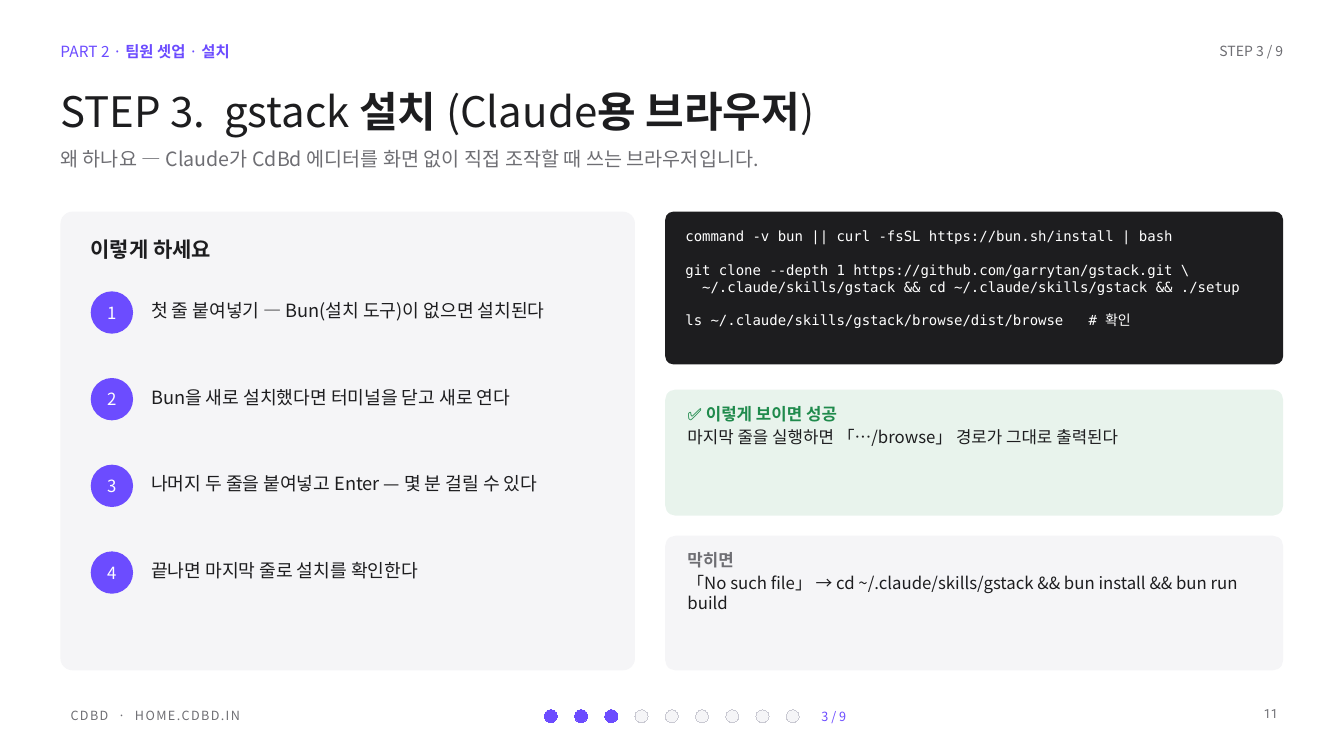
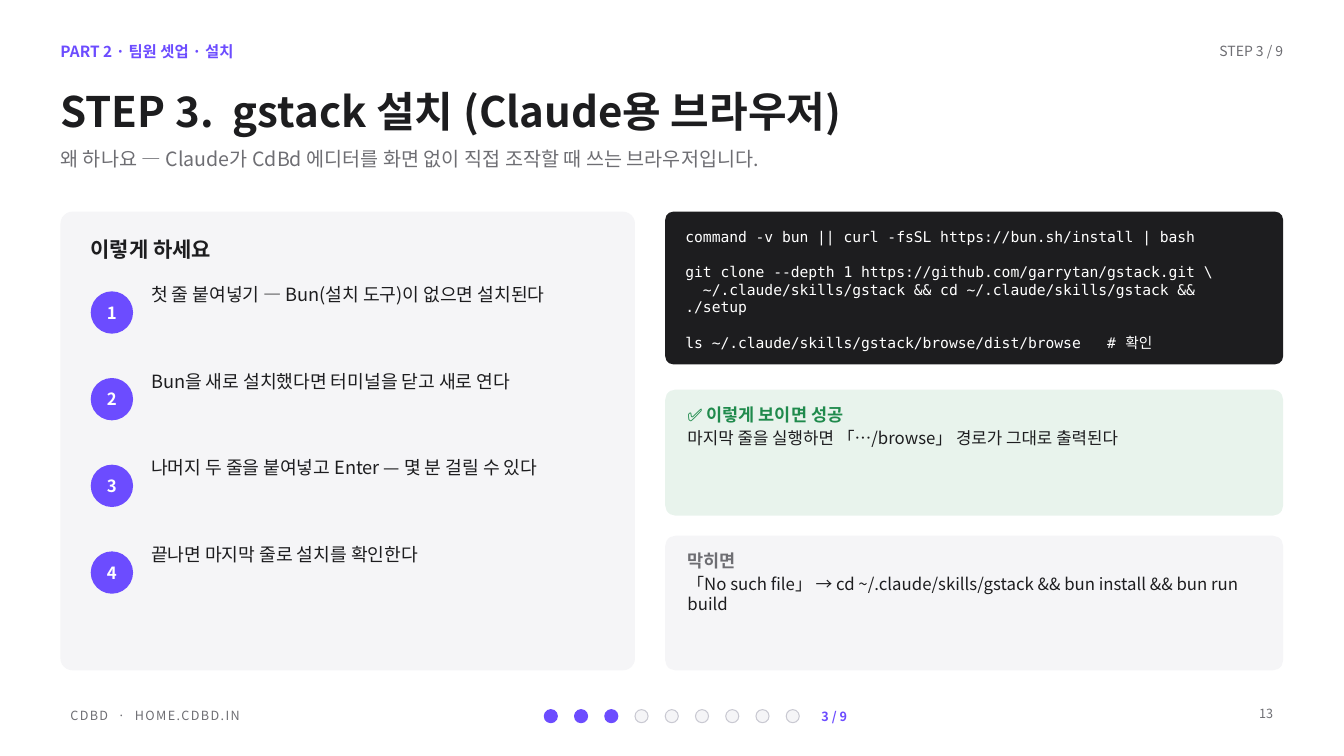
Before and after one commit to CdBd-in/design, a slide deck: slide 13 of _기능별 경로 가이드 — 결과 보고 발표 (2026-10-02).pptx (slide 11 before the commit). Drawn at 1344x756 pixels with LibreOffice and Linux fonts; fonts in the diff are those of the drawing. Boxes give left, top, right and bottom in pixels: in the first picture for what was removed or moved away, otherwise in the second. Text is boxed around its words. In the diff, an @@ line names an element or a change of style, - is before the commit and + after.

```diff
--- a/_기능별 경로 가이드 — 결과 보고 발표 (2026-10-02).pptx
+++ b/_기능별 경로 가이드 — 결과 보고 발표 (2026-10-02).pptx
@@ text "PART 2 · 팀원 셋업 ..." at (x1=60, y1=44, x2=233, y2=59): font Roboto to Noto Sans CJK KR in "팀원 셋업 설치"; bold on in "PART 2 · ·" @@
@@ title "STEP 3. gstack 설치 (Claude용 ..." at (x1=60, y1=91, x2=842, y2=138): font Roboto to Noto Sans CJK KR in "설치 (Claude용 브라우저)"; bold on in "STEP 3. gstack (Claude용 브라우저)" @@
@@ text "command -v bun || curl ..." at (x1=685, y1=230, x2=1195, y2=351): size 10 to 10.5 pt @@
@@ bold on in 4 elements at (x1=821, y1=711, x2=847, y2=721), (x1=107, y1=566, x2=117, y2=579), (x1=107, y1=479, x2=117, y2=492), (x1=107, y1=306, x2=117, y2=319) @@
@@ text "첫 줄 붙여넣기 — Bun(설치 ..." moved from (x1=151, y1=302, x2=545, y2=321) to (x1=151, y1=286, x2=545, y2=305) @@
@@ text "첫 줄 붙여넣기 — Bun(설치 ..." at (x1=151, y1=286, x2=545, y2=305): font Roboto to Noto Sans CJK KR in "첫 줄 붙여넣기 Bun(설치 도구)이 없으면 설치된다" @@
@@ text "Bun을 새로 설치했다면 터미널을 닫고 ..." moved from (x1=151, y1=389, x2=510, y2=406) to (x1=151, y1=373, x2=510, y2=390) @@
@@ text "Bun을 새로 설치했다면 터미널을 닫고 ..." at (x1=151, y1=373, x2=510, y2=390): font Roboto to Noto Sans CJK KR in "Bun을 새로 설치했다면 터미널을 닫고 새로 연다" @@
@@ text "✅ 이렇게 보이면 성공" at (x1=687, y1=406, x2=1118, y2=447): size 12 to 12.5 pt in "✅ 이렇게 보이면 성공"; font Roboto to Noto Sans CJK KR in "✅ 이렇게 보이면 성공", "마지막 줄을 실행하면 「…/browse」 경로가 그대로 출력된다" @@
@@ text "나머지 두 줄을 붙여넣고 Enter ..." moved from (x1=151, y1=475, x2=537, y2=492) to (x1=151, y1=459, x2=537, y2=476) @@
@@ text "나머지 두 줄을 붙여넣고 Enter ..." at (x1=151, y1=459, x2=537, y2=476): font Roboto to Noto Sans CJK KR in "나머지 두 줄을 붙여넣고 몇 분 걸릴 ..." @@
@@ text "끝나면 마지막 줄로 설치를 확인한다" moved from (x1=151, y1=562, x2=418, y2=579) to (x1=151, y1=546, x2=418, y2=563) @@
@@ text "끝나면 마지막 줄로 설치를 확인한다" at (x1=151, y1=546, x2=418, y2=563): font Roboto to Noto Sans CJK KR @@
@@ text "막히면" at (x1=687, y1=552, x2=1238, y2=610): size 12 to 12.5 pt in "막히면"; font Roboto to Noto Sans CJK KR in "막히면", "「No file」" @@
@@ page number added at (x1=1259, y1=708, x2=1273, y2=718), 9 pt, text #6E6E73 @@
+13
@@ page number removed at (x1=1264, y1=709, x2=1278, y2=718) @@
-11
```
Also in this commit, not shown: 19 other slides changed, 2 slides added.
